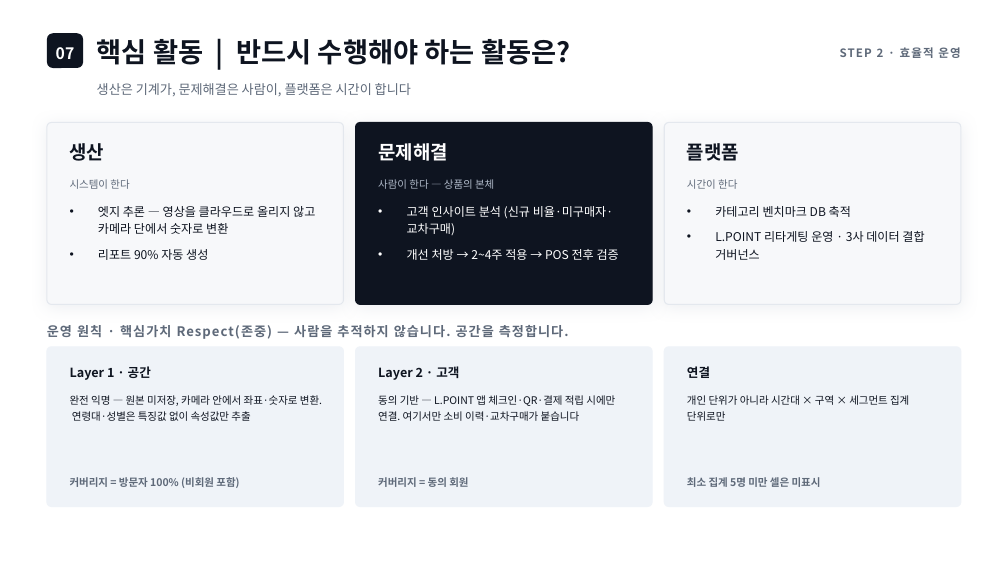
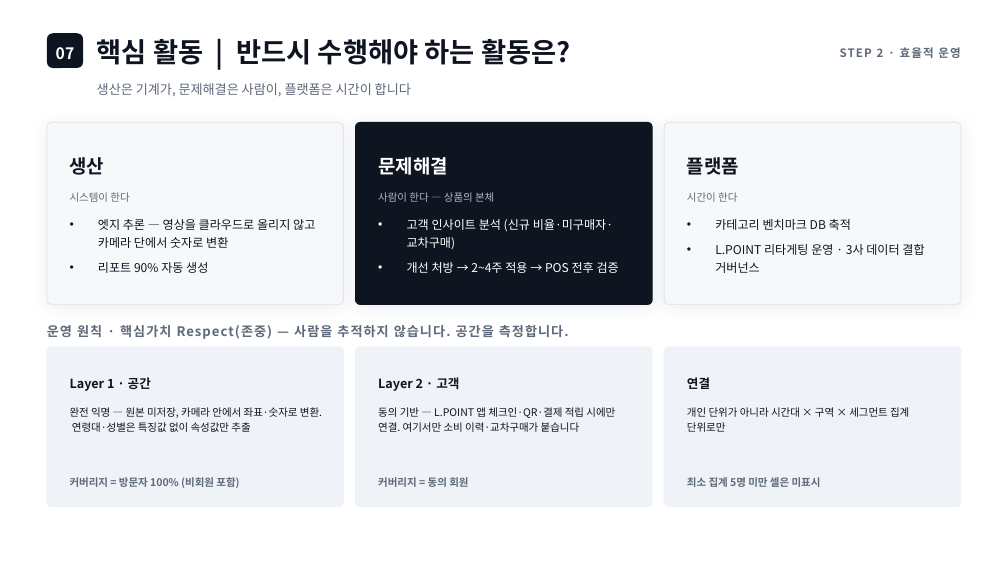
Before and after one commit to neti84-design/LMBA, a slide deck: slide 12 of LGA_롯데신사업_발표_맑은고딕.pptx. Drawn at 1008x567 pixels with LibreOffice and Linux fonts; fonts in the diff are those of the drawing. Boxes give left, top, right and bottom in pixels: in the first picture for what was removed or moved away, otherwise in the second. Text is boxed around its words. In the diff, an @@ line names an element or a change of style, - is before the commit and + after.

```diff
--- a/LGA_롯데신사업_발표_맑은고딕.pptx
+++ b/LGA_롯데신사업_발표_맑은고딕.pptx
@@ 9 texts: place and size @@
-9 texts at box(70, 143, 924, 260)
+9 texts at box(70, 157, 924, 273)
@@ 6 texts: place and size @@
-6 texts at box(70, 366, 909, 421)
+6 texts at box(70, 377, 909, 432)
```
Also in this commit, not shown: 5 other slides changed, 7 other files.
